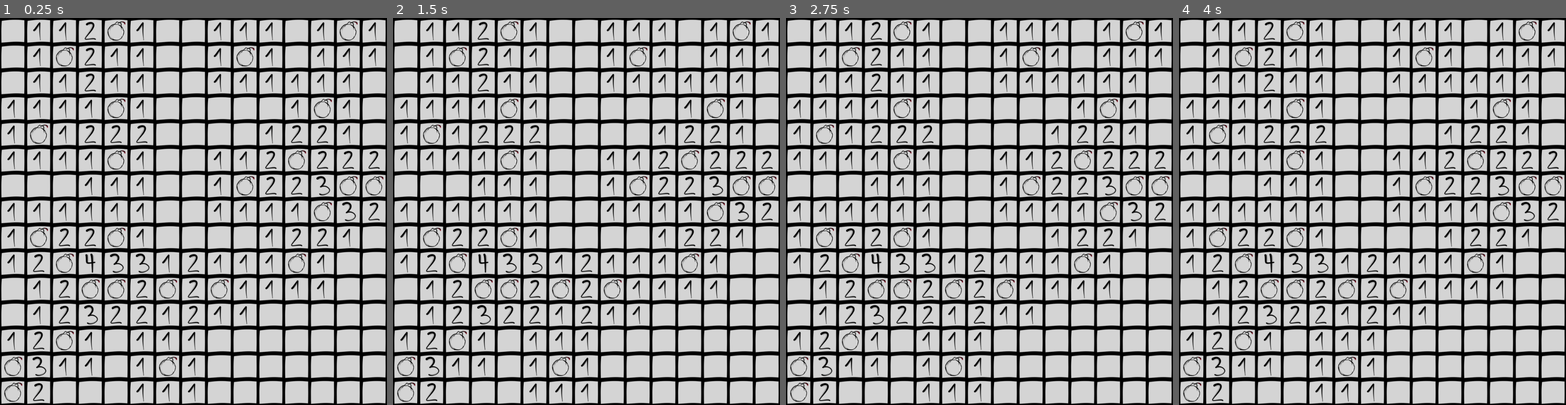
Above: before the commit, frames 1-4 (left to right).
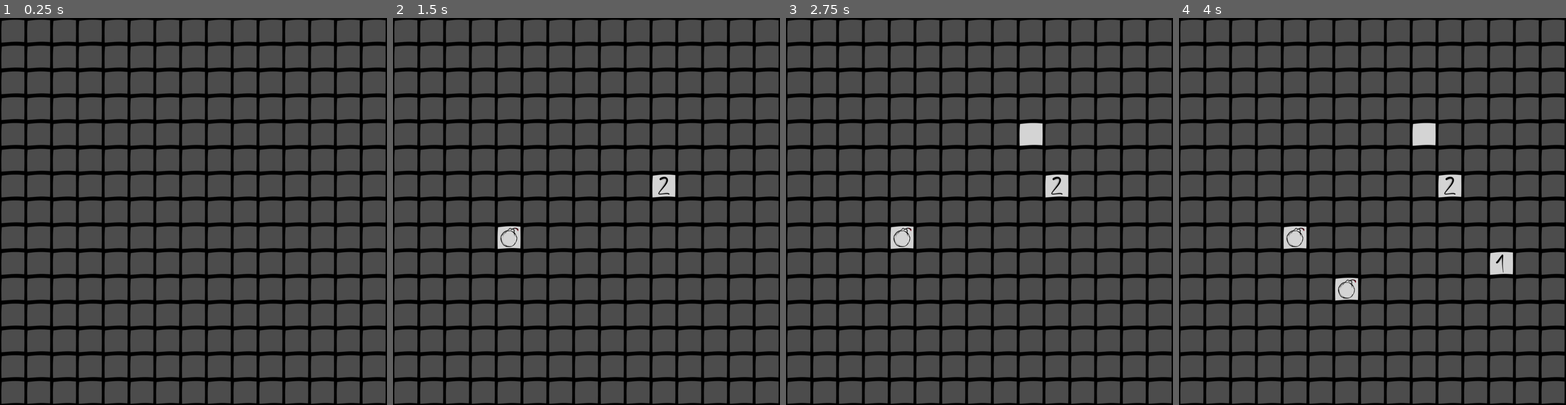
Above: after the commit, the same moments.

Repository: Mighty4835/Minesweeper
Game: Godot game, scene res://Scene/main.tscn
The game is run twice, just before and just after one commit, with the same random seed, the same clock (stepped at 60 frames per second) and the same inputs.
Inputs (mouse positions are in pixels of both pictures, inside the frame that each line leads up to):
- Up to frame 1 (0.25 s): no input
- Up to frame 2 (1.5 s): tap Enter at 0.5 s; move the mouse to (671, 192) at 0.52 s; click (671, 192) at 0.67 s; tap S (restart) at 1.25 s; move the mouse to (509, 230) at 1.27 s; click (509, 230) at 1.42 s
- Up to frame 3 (2.75 s): tap S (restart) at 2 s; move the mouse to (1018, 126) at 2.02 s; click (1018, 126) at 2.17 s
- Up to frame 4 (4 s): tap S (restart) at 2.75, 3.5 s; move the mouse to (1353, 288) at 2.77 s; click (1353, 288) at 2.92 s; move the mouse to (1488, 269) at 3.52 s; click (1488, 269) at 3.67 s

The runs differ from the first frame. In frame 1, 78% of the frame differs, in the area x 0-100%, y 0-100%; in frame 2, 77%; in frame 3, 77%; in frame 4, 76%.

Commit message:
right is done but left is not

Diff:
--- a/Scene/tile_map.tscn
+++ b/Scene/tile_map.tscn
@@ -29,11 +29,31 @@
 format = 2
 layer_0/name = "background"
 layer_1/name = "mine"
+layer_1/enabled = true
+layer_1/modulate = Color(1, 1, 1, 1)
+layer_1/y_sort_enabled = false
+layer_1/y_sort_origin = 0
+layer_1/z_index = 0
 layer_1/tile_data = PackedInt32Array()
 layer_2/name = "numbers"
+layer_2/enabled = true
+layer_2/modulate = Color(1, 1, 1, 1)
+layer_2/y_sort_enabled = false
+layer_2/y_sort_origin = 0
+layer_2/z_index = 0
 layer_2/tile_data = PackedInt32Array()
 layer_3/name = "grounded"
+layer_3/enabled = true
+layer_3/modulate = Color(1, 1, 1, 1)
+layer_3/y_sort_enabled = false
+layer_3/y_sort_origin = 0
+layer_3/z_index = 0
 layer_3/tile_data = PackedInt32Array()
 layer_4/name = "flag"
+layer_4/enabled = true
+layer_4/modulate = Color(1, 1, 1, 1)
+layer_4/y_sort_enabled = false
+layer_4/y_sort_origin = 0
+layer_4/z_index = 0
 layer_4/tile_data = PackedInt32Array()
 script = ExtResource("2_3gapf")
--- a/Script/tile_map.gd
+++ b/Script/tile_map.gd
@@ -1,6 +1,7 @@
 extends TileMap
 var columns = 15
 var rows = 15
+var click = false
 var background_layer = 0
 var mine_layer = 1
 var number_layer = 2
@@ -31,6 +32,7 @@
 	generate_background()
 	generate_mines()
 	generate_numbers()
+	generate_cover()
 
 func generate_background():
 	for y in range(rows):
@@ -58,8 +60,41 @@
 				set_cell(number_layer, current_post, Tileset_id, cell_list[tile_number+1])
 
 func generate_cover():
-	pass
+	for y in range(rows):
+		for x in range(columns):
+#			print(x,y)
+			set_cell(ground_layer, Vector2i(x,y), Tileset_id, cell_list["black_tile"] )
+
 
 
 func _process(delta):
-	pass
+	var mouse_pos = local_to_map(get_local_mouse_position())
+	if Input.is_mouse_button_pressed(MOUSE_BUTTON_RIGHT):
+		process_right_click(mouse_pos)
+	if Input.is_mouse_button_pressed(MOUSE_BUTTON_LEFT):
+		process_left_click(mouse_pos)
+
+func process_left_click(pos):
+	click = true
+	if !is_flag(pos):
+		erase_cell(ground_layer,pos)
+	if is_mine(pos):
+		Mine_explode()
+func Mine_explode():
+	print("Mine_explode")
+
+func process_right_click(pos):
+	click = true
+	if is_flag(pos):
+		erase_cell(flag_layer,pos)
+	else:
+		set_cell(flag_layer, pos, Tileset_id, cell_list["flag"] )
+
+func is_flag(pos):
+	return get_cell_source_id(flag_layer, pos) == 1
+func is_mine(pos):
+	return get_cell_source_id(mine_layer, pos) == 1
+
+func _input(event):
+	if event is InputEventMouseButton and !event.pressed:
+		click = false
--- a/project.godot
+++ b/project.godot
@@ -12,7 +12,7 @@
 
 config/name="Mine Sweeper Modelivesky Com"
 run/main_scene="res://Scene/main.tscn"
-config/features=PackedStringArray("4.2", "Forward Plus")
+config/features=PackedStringArray("4.1", "Forward Plus")
 config/icon="res://icon.svg"
 
 [display]
